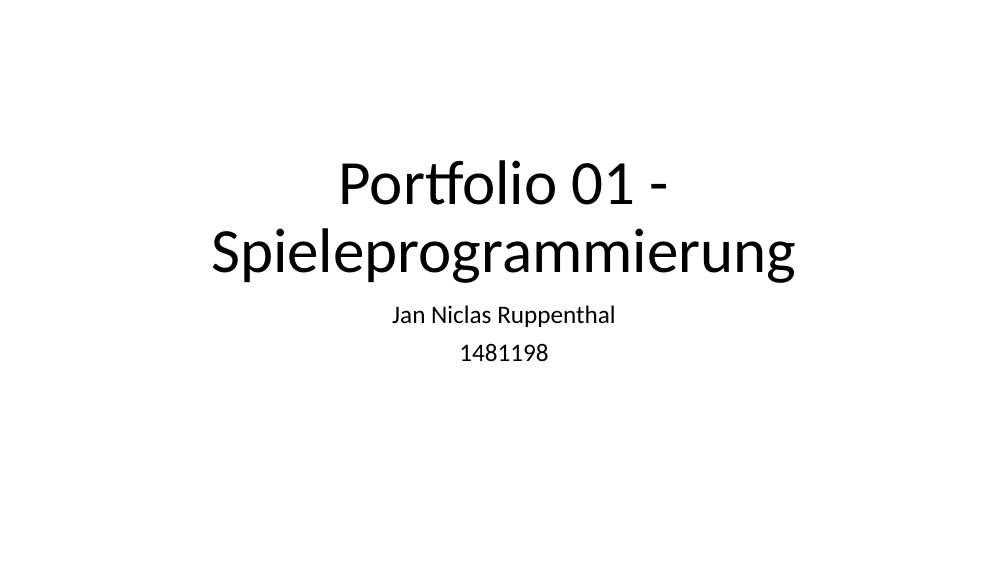
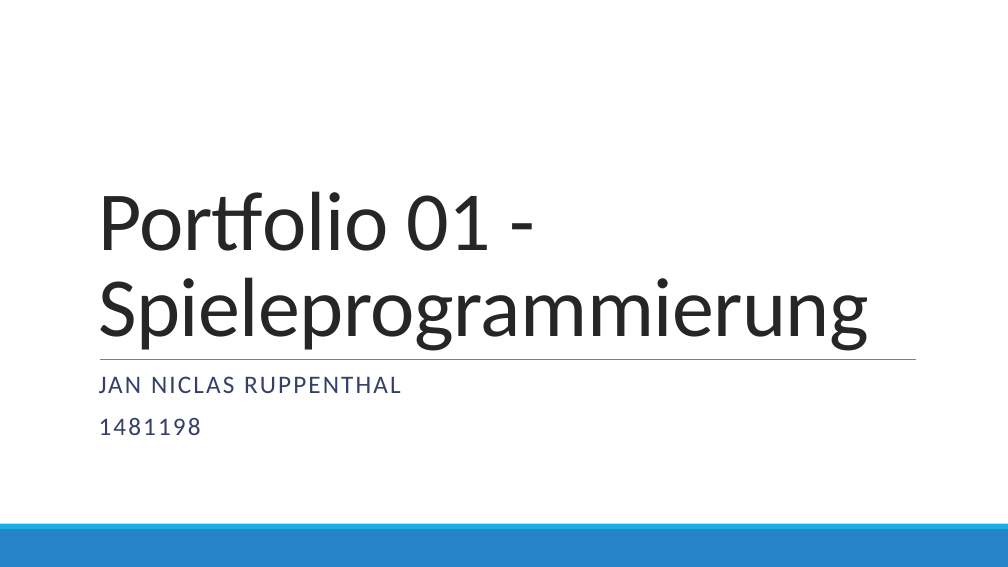
Before and after one commit to JanNiclasRuppenthal/SP_Portfolio01, a slide deck: slide 1 of slides/Portfolio01_Slides.pptx. Drawn at 1008x567 pixels with LibreOffice and Linux fonts; fonts in the diff are those of the drawing. Boxes give left, top, right and bottom in pixels: in the first picture for what was removed or moved away, otherwise in the second. Text is boxed around its words. In the diff, an @@ line names an element or a change of style, - is before the commit and + after.

```diff
--- a/slides/Portfolio01_Slides.pptx
+++ b/slides/Portfolio01_Slides.pptx
@@ title "Portfolio 01 - Spieleprogrammierung": place and size @@
-title "Portfolio 01 - Spieleprogrammierung" at (211,160,796,283)
+title "Portfolio 01 - Spieleprogrammierung" at (98,191,869,351)
@@ title "Portfolio 01 - Spieleprogrammierung" at (98,191,869,351): size 60 to 80 pt, text colour #000000 to #262626, letter spacing 0 to -0.5 pt; alignment centre to left; line spacing 0.9 to 0.85 @@
@@ line added from (100, 359) to (917, 359), #808080 0.5 pt @@
@@ subtitle "JAN NICLAS RUPPENTHAL": place and size @@
-subtitle "JAN NICLAS RUPPENTHAL" at (392,305,615,362)
+subtitle "JAN NICLAS RUPPENTHAL" at (99,376,400,435)
@@ subtitle at (99,376,400,393): text changed; text colour #000000 to #344068 @@
-Jan Niclas Ruppenthal
+JAN NICLAS RUPPENTHAL
@@ subtitle at (99,418,201,435): text colour #000000 to #344068, letter spacing 0 to 2 pt in "1481198"; alignment centre to left; more space between paragraphs @@
@@ rectangle added at (0,529,1008,567), fill #2683C6 @@
@@ rectangle added at (0,524,1008,529), fill #1CADE4 @@
```
Also in this commit, not shown: 11 other slides changed, 1 slide added, 1 slide removed, 2 other files.
